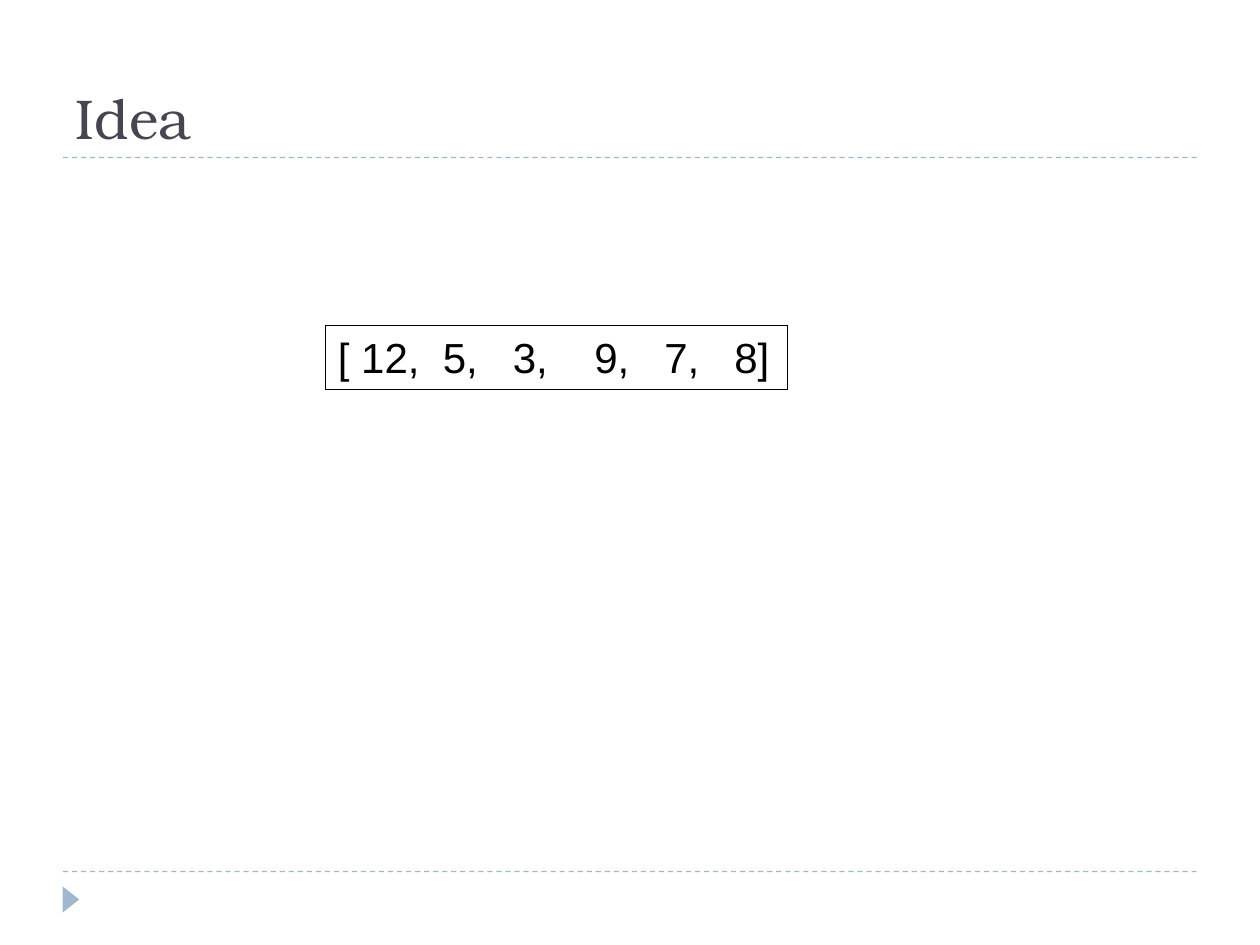
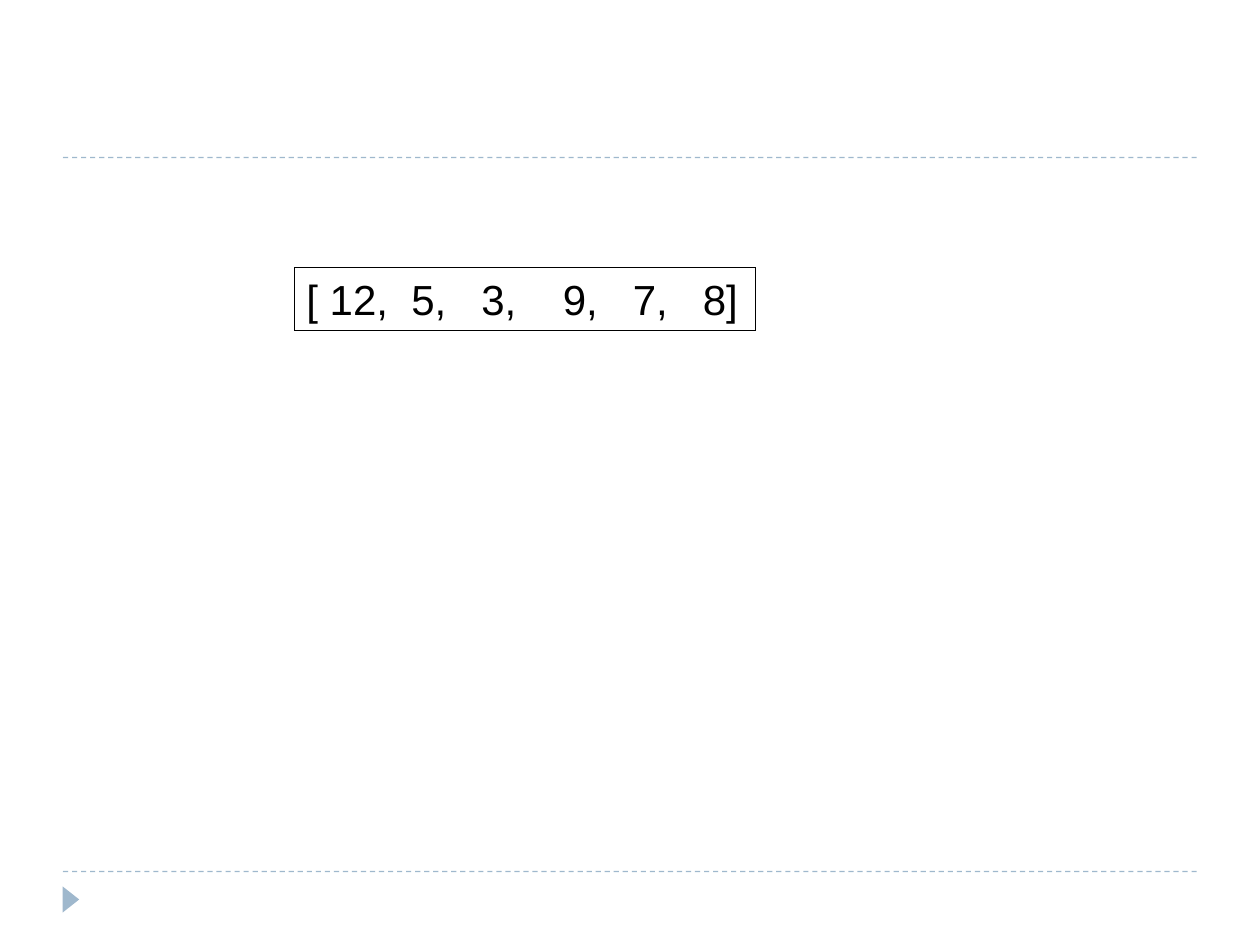
Before and after one commit to eldridgejm/dsc40b-2021-wi-public, a slide deck: slide 29 of published/lectures/07-quickselect/slides-wang.pptx (slide 17 before the commit). Drawn at 1260x945 pixels with LibreOffice and Linux fonts; fonts in the diff are those of the drawing; grey boxes stand for pictures. Boxes give left, top, right and bottom in pixels: in the first picture for what was removed or moved away, otherwise in the second. Text is boxed around its words. In the diff, an @@ line names an element or a change of style, - is before the commit and + after.

```diff
--- a/published/lectures/07-quickselect/slides-wang.pptx
+++ b/published/lectures/07-quickselect/slides-wang.pptx
@@ title removed at (76, 99, 191, 140) @@
-Idea
@@ rectangle "[ 12, 5, 3, 9, ...": place and size @@
-rectangle "[ 12, 5, 3, 9, ..." at (325, 325, 788, 388)
+rectangle "[ 12, 5, 3, 9, ..." at (294, 267, 756, 330)
```
Also in this commit, not shown: 15 other slides changed, 10 slides added, 2 slides removed, 1 other file.
